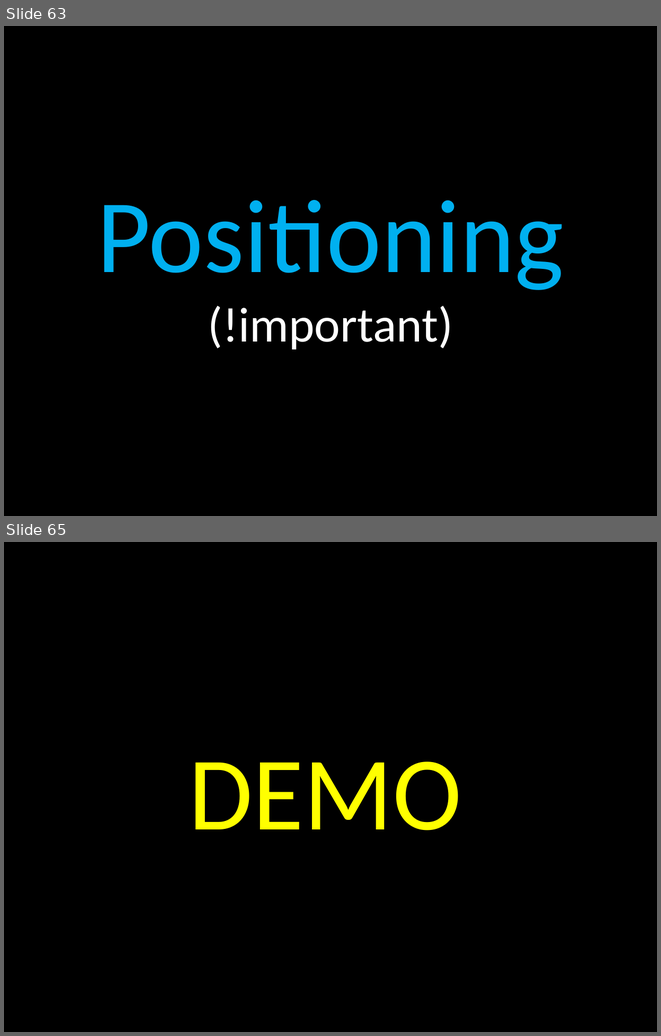
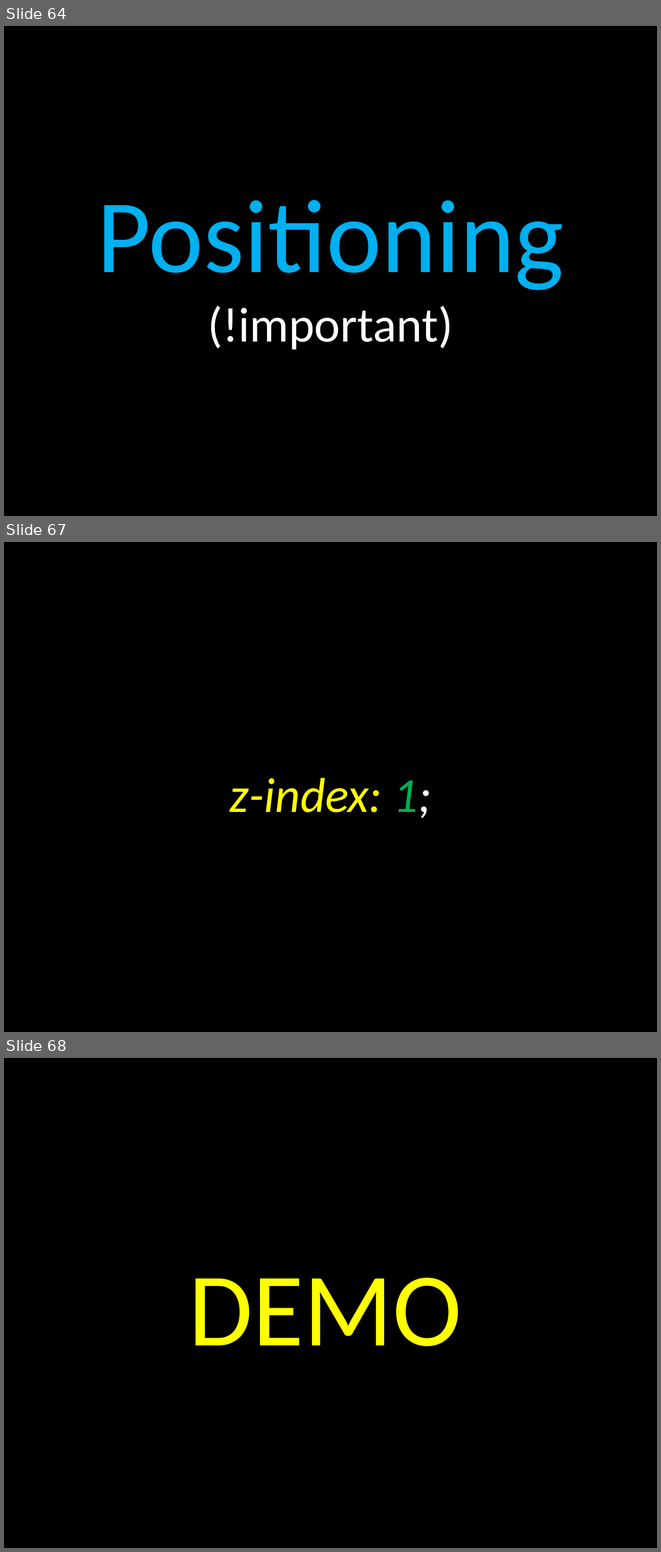
Before and after one commit to elloraCpe/courses, a slide deck: CPEE1/02. Week 2/00. Presentation/Week 2.pptx. Shown one above the other, each under a label of ours: slides 63 and 65 before the commit, slides 64, 67 and 68 after it; the slides between them are not shown. The pictures are 661x1036 and 661x1552 pixels, drawn with LibreOffice and Linux fonts; fonts in the diff are those of the drawing. Boxes give left, top, right and bottom in pixels: in the first picture for what was removed or moved away, otherwise in the second. Text is boxed around its words. In the diff, an @@ line names an element or a change of style, - is before the commit and + after.

```diff
--- a/CPEE1/02. Week 2/00. Presentation/Week 2.pptx
+++ b/CPEE1/02. Week 2/00. Presentation/Week 2.pptx
@@ slide 67 added at <box>4,542,657,1032</box>, background #000000 @@
@@ text added at <box>230,778,432,818</box>, 54 pt, text #FFFF00, italic @@
+z-index: 1;
@@ what was slide 63 is now slide 64 @@
@@ what was slide 65 is now slide 68 @@
```
Also in this commit, not shown: 5 slides changed, 3 other slides added, 1 slide removed.
